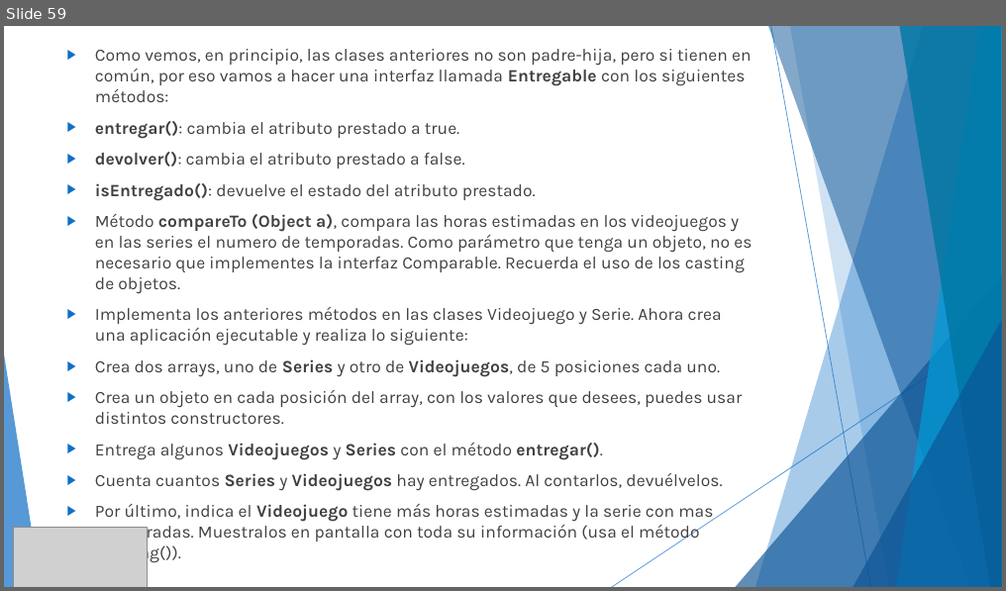
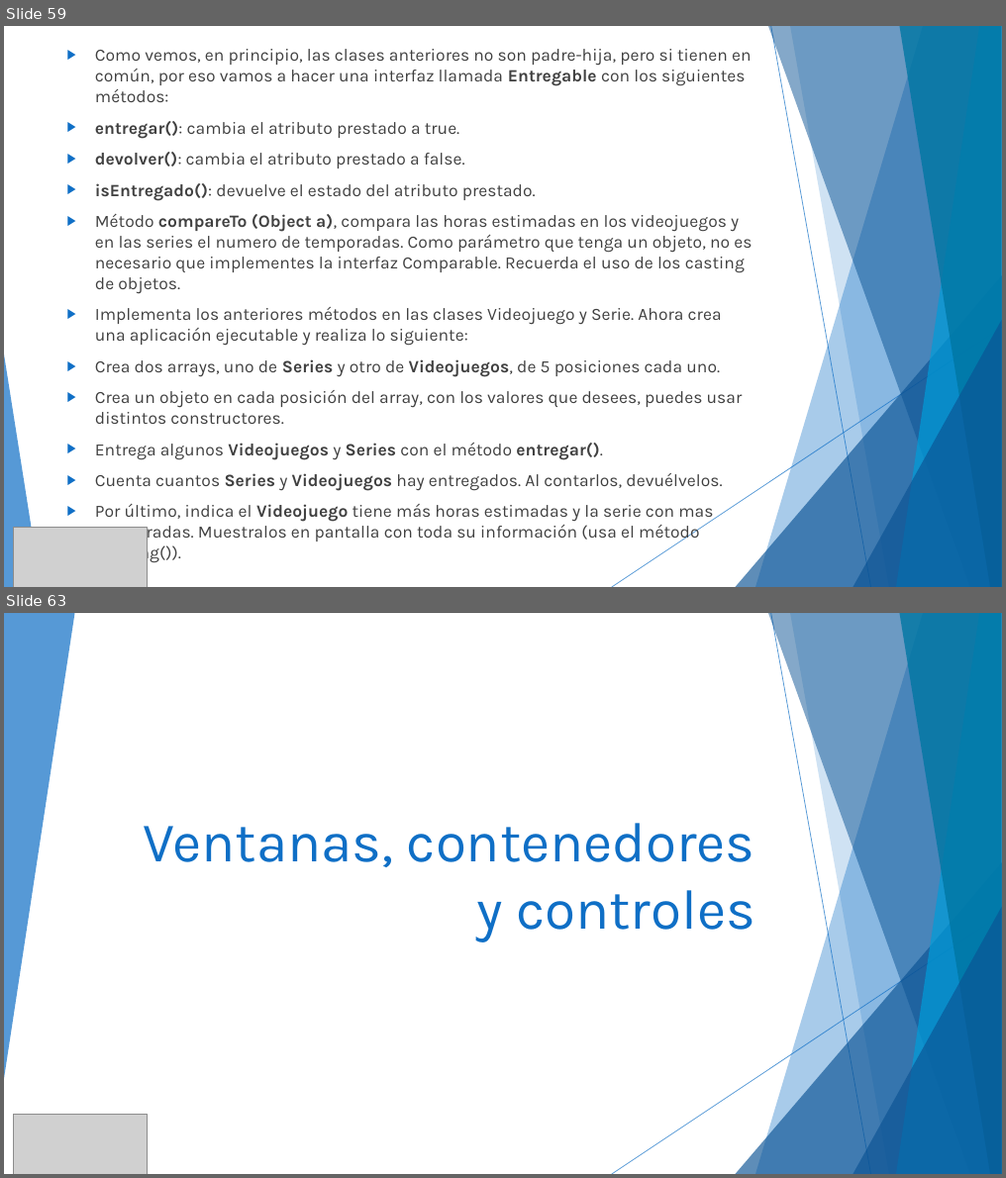
Before and after one commit to MChuil/Java, a slide deck: JAVA.pptx. Shown one above the other, each under a label of ours: slide 59 before the commit, slides 59 and 63 after it; the slides between them are not shown. The pictures are 1006x591 and 1006x1178 pixels, drawn with LibreOffice and Linux fonts; fonts in the diff are those of the drawing; grey boxes stand for pictures. Boxes give left, top, right and bottom in pixels: in the first picture for what was removed or moved away, otherwise in the second. Text is boxed around its words. In the diff, an @@ line names an element or a change of style, - is before the commit and + after.

```diff
--- a/JAVA.pptx
+++ b/JAVA.pptx
@@ slide 63 added at (4, 613, 1002, 1174), background #FFFFFF; not listed: 9 template elements that a slide beside it also shows @@
@@ freeform shape added at (4, 613, 74, 1078), fill #0F6FC6 at 70% opacity @@
@@ title added at (143, 823, 755, 943), 54 pt, text #0F6FC6 @@
+Ventanas, contenedores y controles
@@ picture added at (14, 1115, 147, 1174) @@
```
Also in this commit, not shown: 2 slides changed, 11 other slides added, 1 slide removed, 22 other files.
